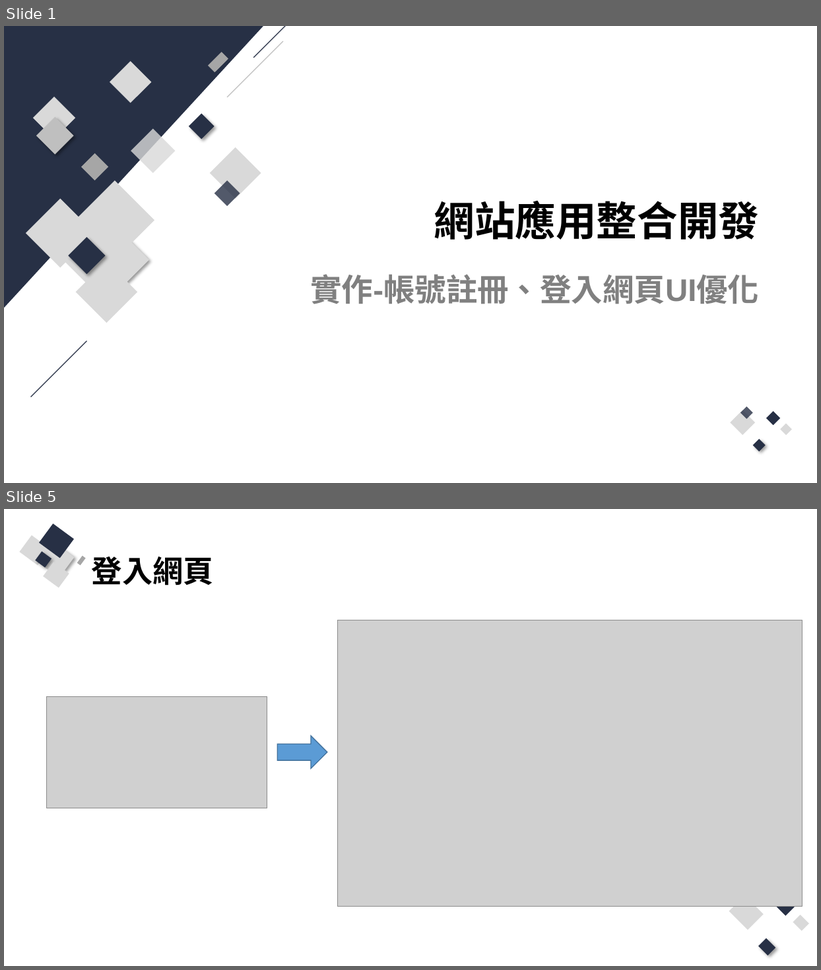
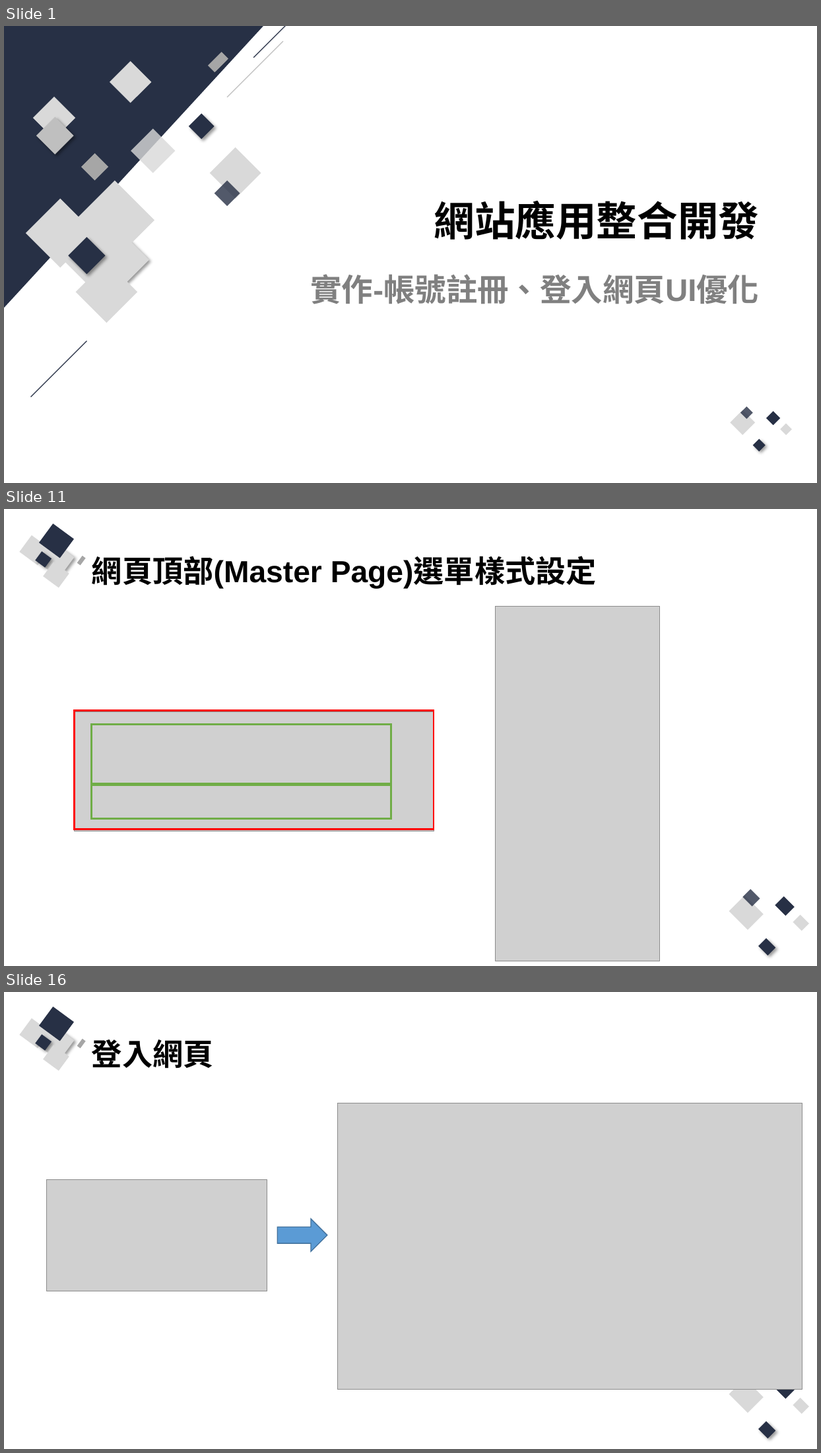
Before and after one commit to Q81JIAXIONG/-, a slide deck: 投影片/5.實作-帳號註冊、登入網頁UI優化.pptx. Shown one above the other, each under a label of ours: slides 1 and 5 before the commit, slides 1, 11 and 16 after it; the slides between them are not shown. The pictures are 821x970 and 821x1453 pixels, drawn with LibreOffice and Linux fonts; fonts in the diff are those of the drawing; grey boxes stand for pictures. Boxes give left, top, right and bottom in pixels: in the first picture for what was removed or moved away, otherwise in the second. Text is boxed around its words. In the diff, an @@ line names an element or a change of style, - is before the commit and + after.

Commit message:
準備註冊網頁UI優化範例

```diff
--- a/投影片/5.實作-帳號註冊、登入網頁UI優化.pptx
+++ b/投影片/5.實作-帳號註冊、登入網頁UI優化.pptx
@@ slide 11 added at <box>4,509,817,966</box>, background #FFFFFF; not listed: 13 template elements that a slide beside it also shows @@
@@ title added at <box>92,556,597,589</box>, 36 pt, text #000000, bold @@
+網頁頂部(Master Page)選單樣式設定
@@ picture added at <box>496,607,660,962</box> @@
@@ picture added at <box>75,712,434,832</box> @@
@@ rectangle added at <box>75,711,434,830</box>, outline #FF0000 2.25 pt @@
@@ rectangle added at <box>91,724,391,784</box>, outline #70AD47 2.25 pt @@
@@ rectangle added at <box>91,786,391,819</box>, outline #70AD47 2.25 pt @@
@@ what was slide 5 is now slide 16 @@
```
Also in this commit, not shown: 3 slides changed, 14 other slides added, 30 other files.
